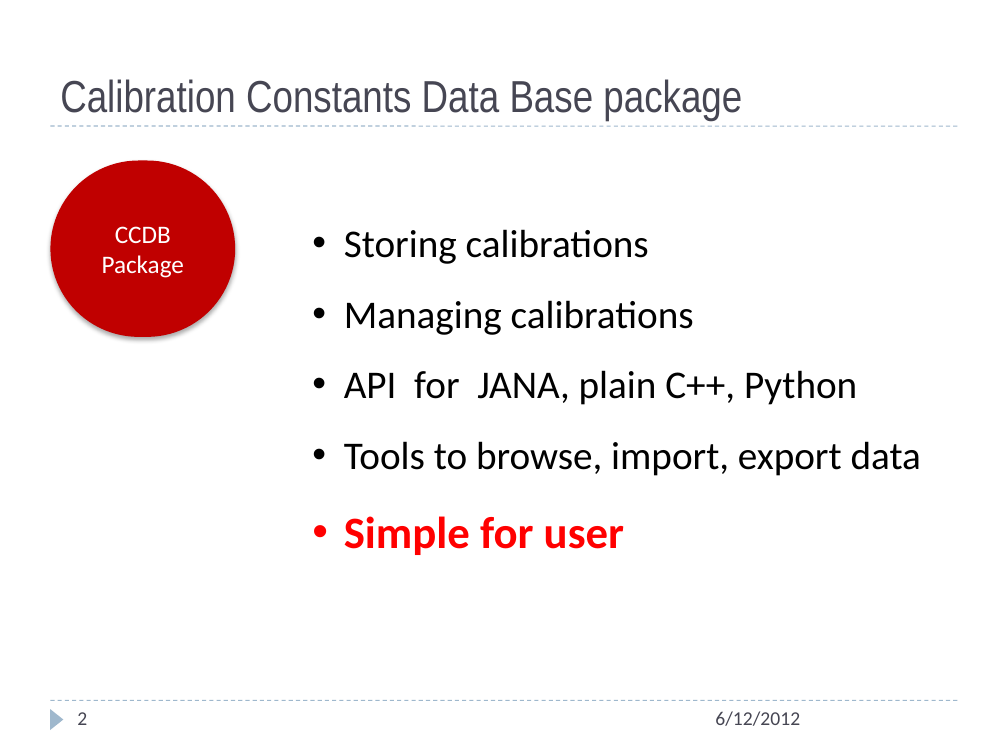
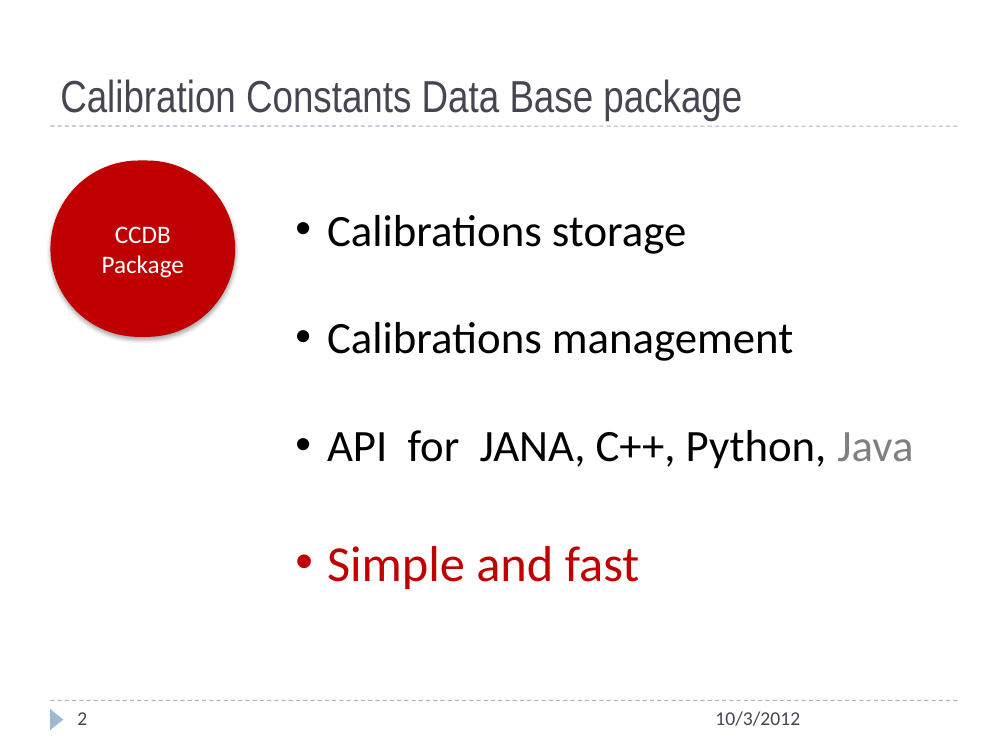
Before and after one commit to JeffersonLab/ccdb, a slide deck: slide 2 of doc/ccdb_design_romanovda_10_06_2011.pptx. Drawn at 1008x756 pixels with LibreOffice and Linux fonts; fonts in the diff are those of the drawing. Boxes give left, top, right and bottom in pixels: in the first picture for what was removed or moved away, otherwise in the second. Text is boxed around its words. In the diff, an @@ line names an element or a change of style, - is before the commit and + after.

```diff
--- a/doc/ccdb_design_romanovda_10_06_2011.pptx
+++ b/doc/ccdb_design_romanovda_10_06_2011.pptx
@@ text at <box>327,215,913,589</box>: text changed; size 28 to 32 pt @@
-• Storing calibrations
-• Managing calibrations
-• API for JANA, plain C++, Python
-• Tools to browse, import, export data
-• Simple for user
+• Calibrations storage
+• Calibrations management
+• API for JANA, C++, Python, Java
+• Simple and fast
@@ text at <box>715,711,800,726</box>: text changed @@
-6/12/2012
+10/3/2012
```
Also in this commit, not shown: 34 other slides changed, 9 slides added, 10 other files.
